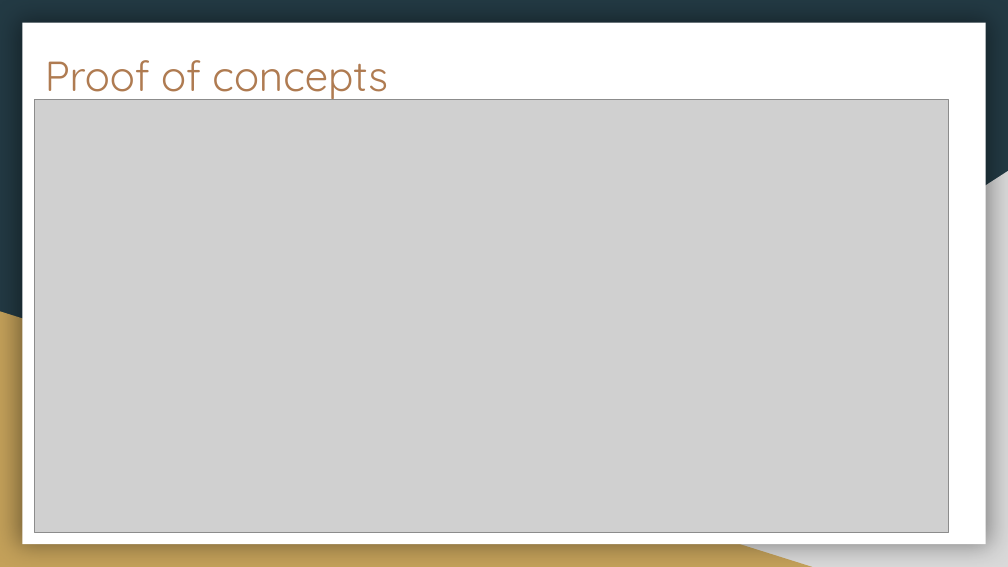
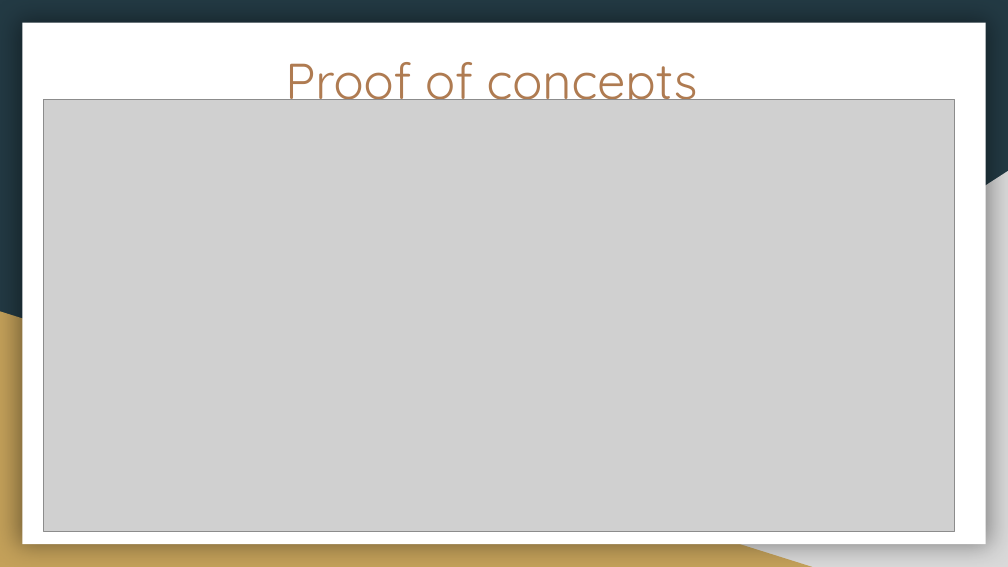
Before and after one commit to dholonakter/Csharp-Traffic-Simulation, a slide deck: slide 7 of First_version_of_the_presentation.pptx. Drawn at 1008x567 pixels with LibreOffice and Linux fonts; fonts in the diff are those of the drawing; grey boxes stand for pictures. Boxes give left, top, right and bottom in pixels: in the first picture for what was removed or moved away, otherwise in the second. Text is boxed around its words. In the diff, an @@ line names an element or a change of style, - is before the commit and + after.

```diff
--- a/First_version_of_the_presentation.pptx
+++ b/First_version_of_the_presentation.pptx
@@ title "Proof of concepts" at (285, 62, 698, 113): size 30 to 36 pt; alignment left to centre @@
@@ picture: place and size @@
-picture at (34, 99, 948, 532)
+picture at (43, 99, 955, 531)
```
Also in this commit, not shown: 6 other slides changed, 10 other files.
